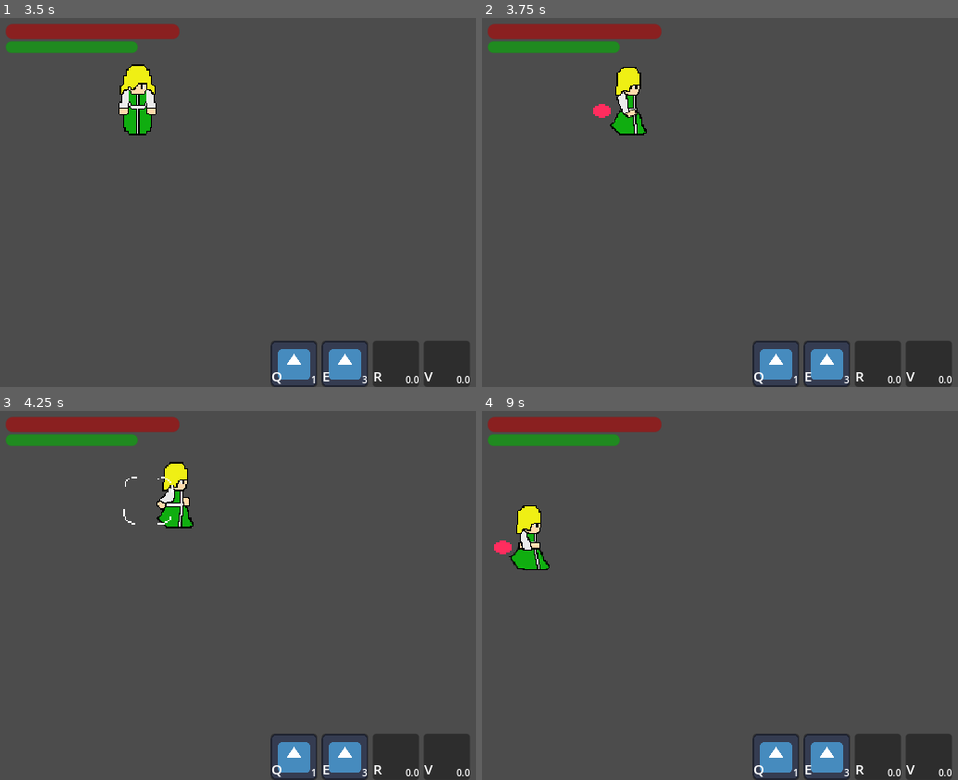
Above: before the commit, frames 1-4 (two rows, left to right).
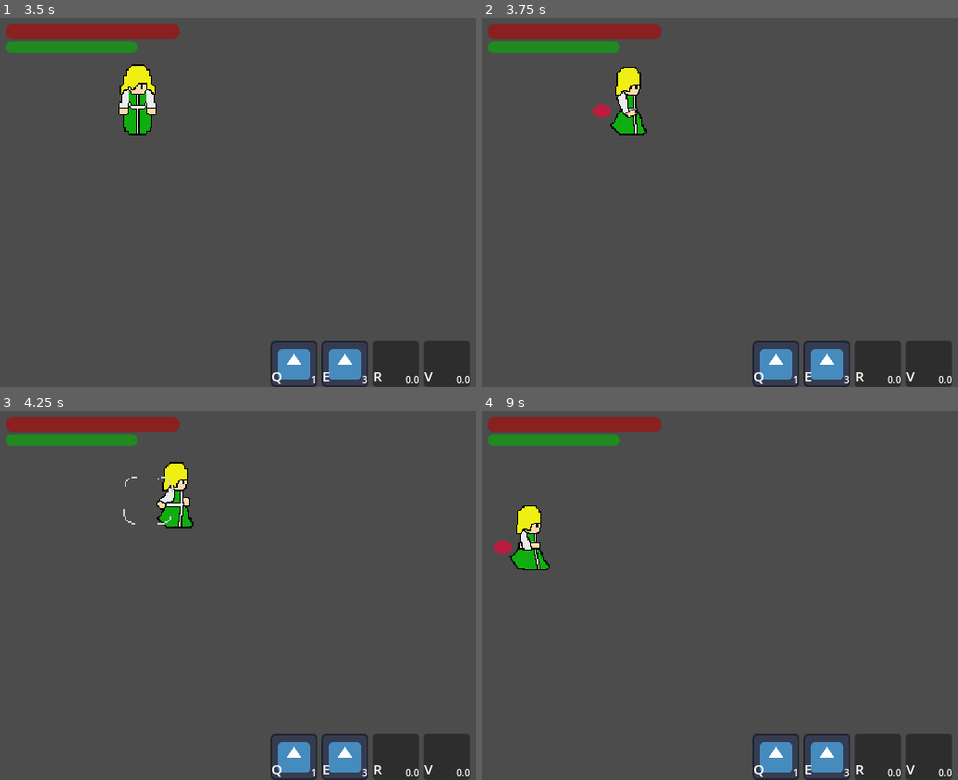
Above: after the commit, the same moments.

Repository: Z3BINI/fnac-project
Game: Godot game, scene res://scenes/levels/test_world.tscn
The game is run twice, just before and just after one commit, with the same random seed, the same clock (stepped at 60 frames per second) and the same inputs. The project has no main scene, so this scene is started directly. The engine's default icon, where the game draws it, is replaced by a stand-in: a white triangle on a blue panel in a dark square.
Inputs (mouse positions are in pixels of both pictures, inside the frame that each line leads up to):
- Up to frame 1 (3.5 s): click "Q" at 0.5 s; click "E" at 1.25 s; click "R" at 2 s; click "V" at 2.75 s
- Up to frame 2 (3.75 s): tap Enter at 3.5 s; move the mouse to (outside the picture) at 3.52 s; hold D (move_right) from 3.53 s (still down); tap Q (ability_1) at 3.6 s
- Up to frame 3 (4.25 s): keep holding D (move_right)
- Up to frame 4 (9 s): move the mouse to (705, 613) at 4.27 s; release D (move_right) at 4.28 s; hold S (move_down) 4.28-5.03 s; tap E (ability_2) at 4.35 s; move the mouse to (924, 514) at 5.02 s; hold D (move_right) 5.03-5.78 s; tap R (ability_3) at 5.1 s; move the mouse to (815, 669) at 5.77 s; hold W (move_up) 5.78-6.53 s; tap V (ability_4) at 5.85 s; move the mouse to (outside the picture) at 6.52 s; hold A (move_left) 6.53-8.03 s; tap Space (dash) at 6.6 s; move the mouse to (629, 540) at 7.27 s; tap Shift (sprint) at 7.35 s; move the mouse to (891, 595) at 8.02 s; hold S (move_down) 8.03-8.78 s; click (891, 595) at 8.1 s; move the mouse to (739, 503) at 8.77 s; hold D (move_right) from 8.78 s (still down); tap Q (ability_1) at 8.85 s

Frame 1 is identical in both runs. In frame 2, 0.1% of the frame differs, in the area x 23-28%, y 23-28%; in frame 3, less than 0.1%; in frame 4, 0.1%.

Commit message:
Added light sources to abilities

Diff:
--- a/scenes/spells/fire/basic_fire_ball.tscn
+++ b/scenes/spells/fire/basic_fire_ball.tscn
@@ -9,6 +9,7 @@
 [ext_resource type="Texture2D" uid="uid://o16qbjbn47ai" path="res://assets/spells/fire/basic_fire_ball/ShotLoop-Sheet.png" id="6_5haf7"]
 [ext_resource type="Texture2D" uid="uid://bj3tirjcrqtdd" path="res://assets/spells/fire/basic_fire_ball/Explode-Sheet.png" id="7_3embl"]
 [ext_resource type="PackedScene" uid="uid://fd267k2k17p3" path="res://scenes/components/wall_detect_component.tscn" id="8_2s8g2"]
+[ext_resource type="Texture2D" uid="uid://b52ycyp4j8hk5" path="res://white.png" id="10_gbknm"]
 
 [sub_resource type="CircleShape2D" id="CircleShape2D_ygnjk"]
 radius = 5.09902
@@ -330,7 +331,6 @@
 }
 
 [node name="BasicFireBall" type="Node2D"]
-modulate = Color(1.5, 1.5, 1.5, 1)
 scale = Vector2(1.5, 1.5)
 script = ExtResource("1_4oj70")
 SPELL_TYPE = "THROWABLE"
@@ -362,5 +362,12 @@
 "": SubResource("AnimationLibrary_73s4c")
 }
 
+[node name="PointLight2D" type="PointLight2D" parent="."]
+scale = Vector2(0.225584, 0.22076)
+color = Color(1, 0.427451, 0.356863, 1)
+energy = 0.5
+shadow_enabled = true
+texture = ExtResource("10_gbknm")
+
 [connection signal="hit_wall" from="WallDetectComponent" to="." method="_on_wall_detect_component_hit_wall"]
 [connection signal="did_damage" from="DoDamageComponent" to="." method="_on_do_damage_component_did_damage"]
--- a/scenes/spells/water/basic_water_shield.tscn
+++ b/scenes/spells/water/basic_water_shield.tscn
@@ -1,10 +1,11 @@
-[gd_scene load_steps=10 format=3 uid="uid://cgantoajwu3k8"]
+[gd_scene load_steps=11 format=3 uid="uid://cgantoajwu3k8"]
 
 [ext_resource type="Script" path="res://scripts/spells/water/basic_water_shield.gd" id="1_4kenc"]
 [ext_resource type="PackedScene" uid="uid://cg511nsjeefow" path="res://scenes/components/health_component.tscn" id="1_dwxjn"]
 [ext_resource type="PackedScene" uid="uid://c037i74n2dg8k" path="res://scenes/components/take_damage_component.tscn" id="1_isvr3"]
 [ext_resource type="Texture2D" uid="uid://d2hnn2ftbpib0" path="res://assets/spells/water/basic_water_shield.png" id="1_uc8ve"]
 [ext_resource type="Texture2D" uid="uid://dojbo4o8feh4w" path="res://icon.svg" id="2_q2n1c"]
+[ext_resource type="Texture2D" uid="uid://b52ycyp4j8hk5" path="res://white.png" id="6_t8lao"]
 
 [sub_resource type="CircleShape2D" id="CircleShape2D_gw8jd"]
 radius = 13.0
@@ -49,7 +50,6 @@
 }
 
 [node name="BasicWaterShield" type="Node2D"]
-modulate = Color(0.663, 2, 2, 1)
 scale = Vector2(2, 2)
 script = ExtResource("1_4kenc")
 SPELL_TYPE = "SELF_INFLICTING"
@@ -75,4 +75,9 @@
 }
 autoplay = "active"
 
+[node name="PointLight2D" type="PointLight2D" parent="."]
+color = Color(0, 0.929412, 0.929412, 1)
+shadow_enabled = true
+texture = ExtResource("6_t8lao")
+
 [connection signal="took_damage" from="HealthComponent" to="." method="_on_health_component_took_damage"]
--- a/scripts/spells/fire/basic_fire_ball.gd
+++ b/scripts/spells/fire/basic_fire_ball.gd
@@ -21,6 +21,7 @@
 	animation_player.play("idle")
 
 func cancel():
+	$PointLight2D.enabled = false
 	animation_player.play("impact")
 	await animation_player.animation_finished
 	queue_free()
Not shown: 1 places in scenes/spells/fire/basic_fire_ball.tscn that only renumber resources
